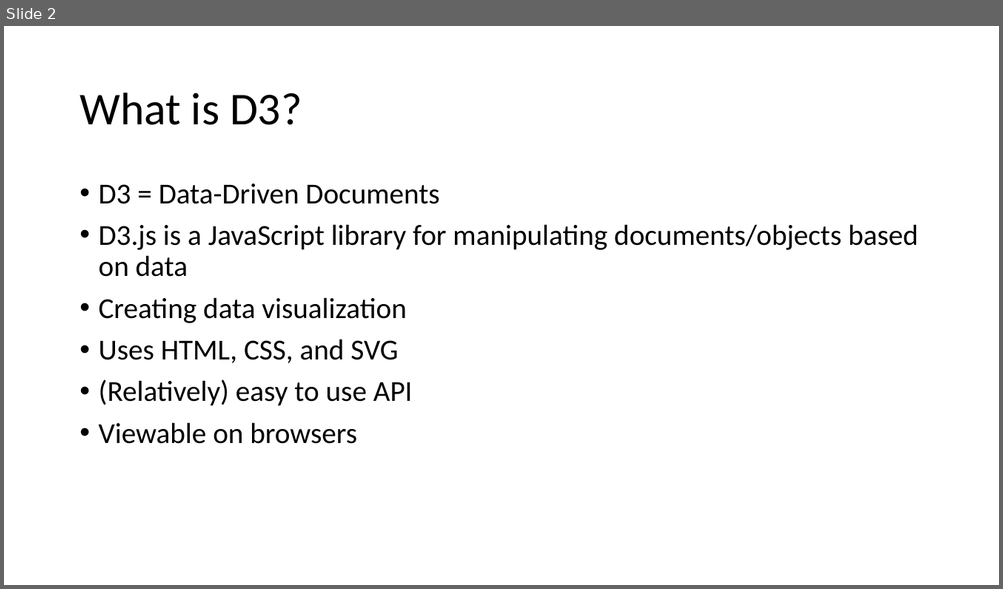
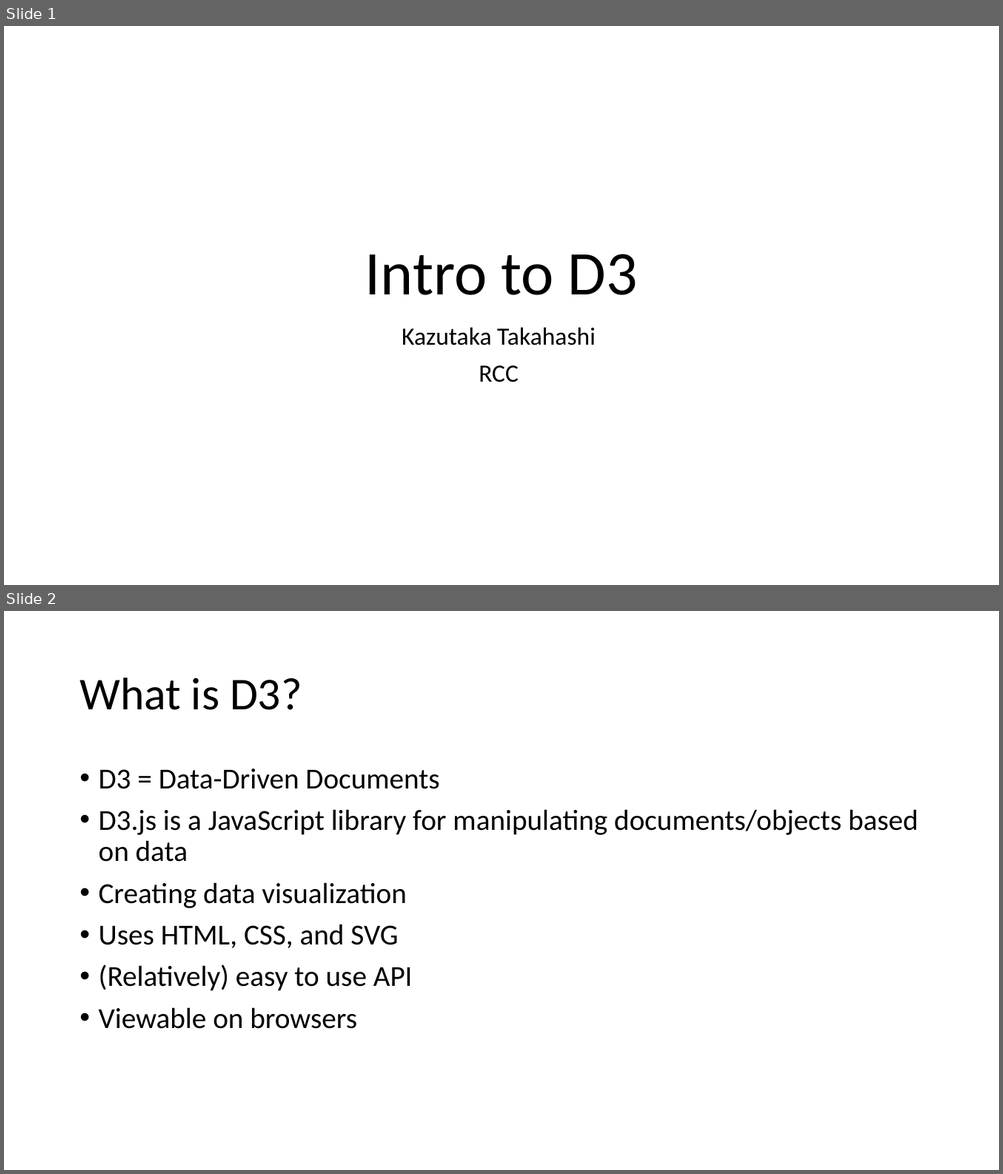
Before and after one commit to TakaUChicago/https-github.com-rcc-uchicago-workshop-IntroDataVisualization-2019Winter-D3, a slide deck: D32019Winter.pptx. Shown one above the other, each under a label of ours: slide 2 before the commit, slides 1 and 2 after it. The pictures are 1003x589 and 1003x1174 pixels, drawn with LibreOffice and Linux fonts; fonts in the diff are those of the drawing. Boxes give left, top, right and bottom in pixels: in the first picture for what was removed or moved away, otherwise in the second. Text is boxed around its words. In the diff, an @@ line names an element or a change of style, - is before the commit and + after.

```diff
--- a/D32019Winter.pptx
+++ b/D32019Winter.pptx
@@ slide 1 added at box(4, 26, 999, 585), background #FFFFFF @@
@@ title added at box(365, 254, 637, 295), 60 pt, text #000000 @@
+Intro to D3
@@ subtitle added at box(401, 327, 595, 383), 24 pt, text #000000 @@
+Kazutaka Takahashi
+RCC
```
Also in this commit, not shown: 2 other slides added, 1 slide removed.
